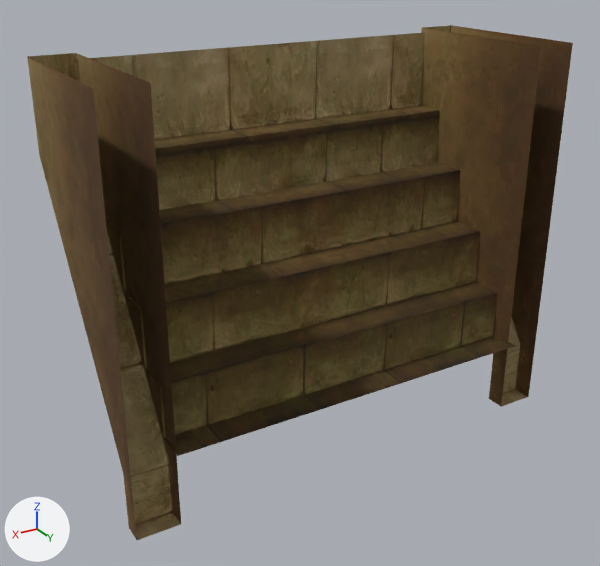
Two versions of the OBJ model sceneobjs/aiji_dongxue_130/aiji_dongxue_130_louti_01.obj, one commit apart.
Camera for both pictures: a 50 mm lens placed at (231.0, 322.0, 184.0), pointed at (11.0, -45.0, 0.0). Lighting does not change. The marker at lower left points along +X, +Y and +Z. Where no turn or scale is listed for an object, it has been applied to the vertices.

The older version as bpy lines, for what is in view:
```python
me_aiji_dongxue_130_louti_01 = bpy.data.meshes.new('aiji_dongxue_130_louti_01')
me_aiji_dongxue_130_louti_01.from_pydata(...)  # 48 vertices, 54 faces; spans x -132.0..132.0, y -98.0..5.0, z -93.0..126.0
me_aiji_dongxue_130_louti_01.materials.append(mat_material_1)  # picture img_aiji_dongxue_130_louti_01_png
ob_aiji_dongxue_130_louti_01 = bpy.data.objects.new('aiji_dongxue_130_louti_01', me_aiji_dongxue_130_louti_01)
ob_aiji_dongxue_130_louti_01.location = (0.0, 0.0, 0.0)
```
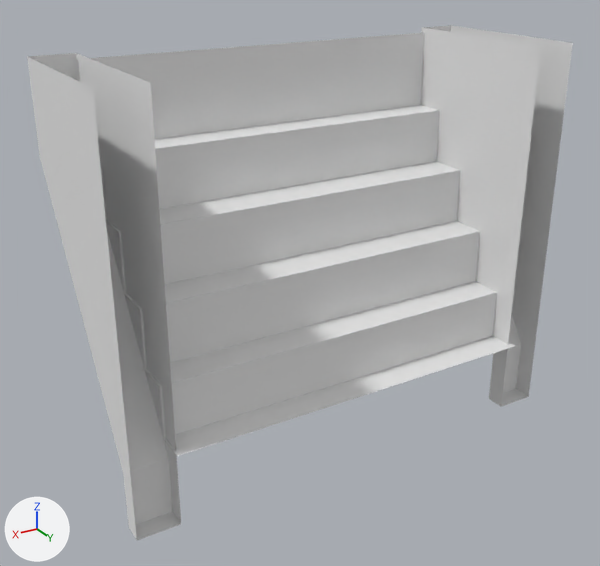
Location of each change, [x1, y1, x2, y2] in pixels of the pictures (600 x 566 px):
```json
{"object": "aiji_dongxue_130_louti_01", "change": "recoloured", "before": [27, 25, 573, 540], "after": [27, 25, 573, 540], "on screen": "brown to grey"}
```

The change, as JSON lines over the scene's bpy script:
```json
{"op": "add", "block": "mat_material_1_1", "code": ["mat_material_1_1 = principled_material('material_1')", "mat_material_1_1.base_color = (0.8, 0.8, 0.8)  # white #e7e7e7", "mat_material_1_1.roughness = 1.0"]}
{"block": "me_aiji_dongxue_130_louti_01", "where": "me_aiji_dongxue_130_louti_01.from_pydata(...)  # 48 vertices, 54 faces; spans x -132.0..132.0, y -98.0..5.0, z -93.0..126.0"}
{"op": "remove", "block": "me_aiji_dongxue_130_louti_01", "code": "me_aiji_dongxue_130_louti_01.materials.append(mat_material_1)  # picture img_aiji_dongxue_130_louti_01_png"}
{"op": "add", "block": "me_aiji_dongxue_130_louti_01", "code": "me_aiji_dongxue_130_louti_01.materials.append(mat_material_1_1)  # white #e7e7e7"}
```
